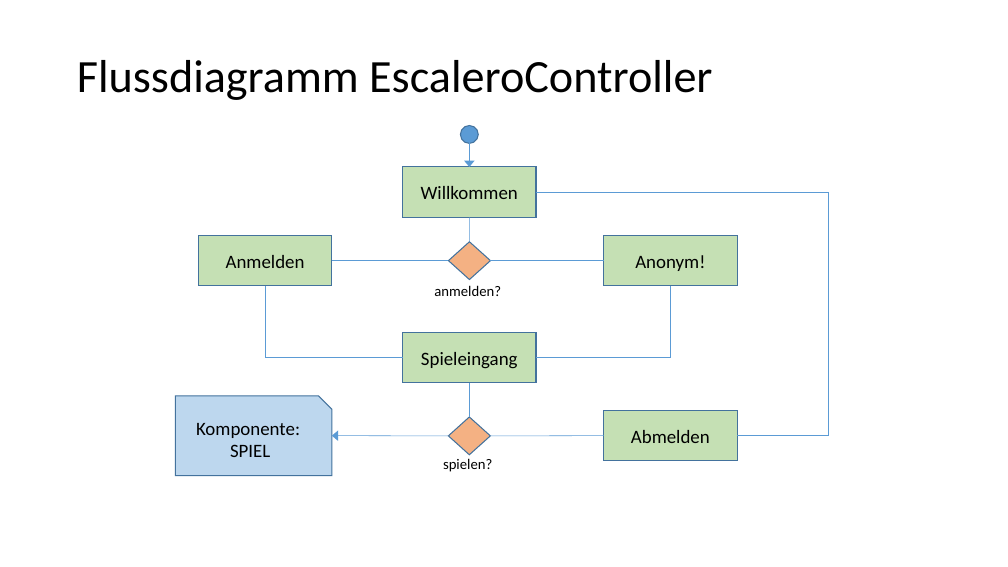
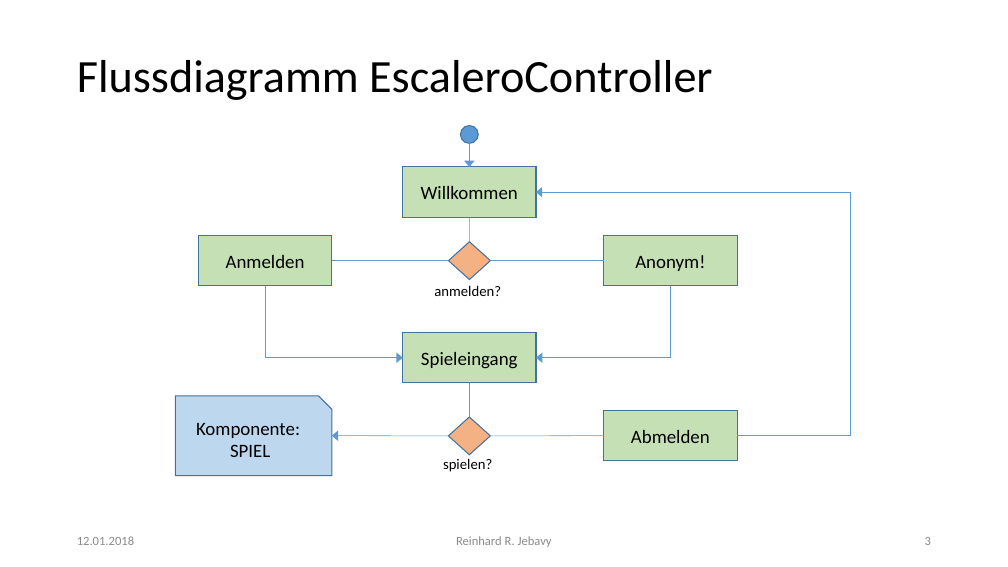
Before and after one commit to rjebavy/Escalero2, a slide deck: slide 3 of doc/drafts/Escalero2.pptx (slide 2 before the commit). Drawn at 1008x567 pixels with LibreOffice and Linux fonts; fonts in the diff are those of the drawing. Boxes give left, top, right and bottom in pixels: in the first picture for what was removed or moved away, otherwise in the second. Text is boxed around its words. In the diff, an @@ line names an element or a change of style, - is before the commit and + after.

Commit message:
Projektdokumentation: Struktur & Flussdiagramme, erstellt/ergänzt. Powerpoint: MVC-Struktur; Flussdiagramme EscaleroController & Anmelden. Tageslogdatei aktualisiert.

```diff
--- a/doc/drafts/Escalero2.pptx
+++ b/doc/drafts/Escalero2.pptx
@@ elbow line (737, 436) - (536, 192): elbow line to elbow arrow; route changed @@
@@ elbow line (265, 286) - (403, 358): elbow line to elbow arrow @@
@@ elbow line (671, 286) - (536, 358): elbow line to elbow arrow @@
@@ text added at bbox=[77, 536, 134, 545], 12 pt, text #8C8C8C @@
+12.01.2018
@@ text added at bbox=[456, 536, 552, 547], 12 pt, text #8C8C8C @@
+Reinhard R. Jebavy
@@ page number added at bbox=[925, 537, 931, 545], 12 pt, text #8C8C8C @@
+3
```
Also in this commit, not shown: 1 other slide changed, 2 slides added, 4 other files.
